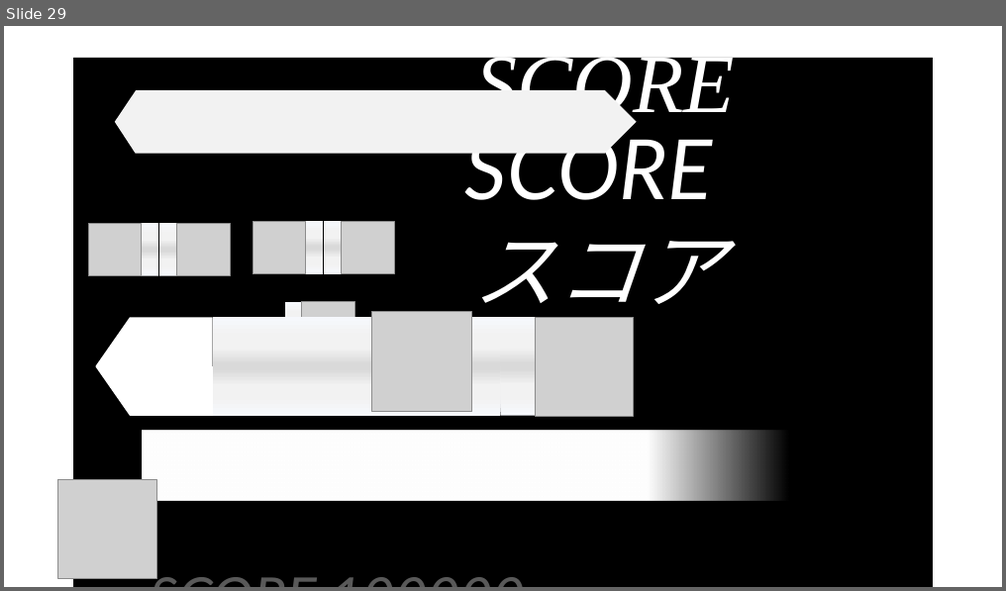
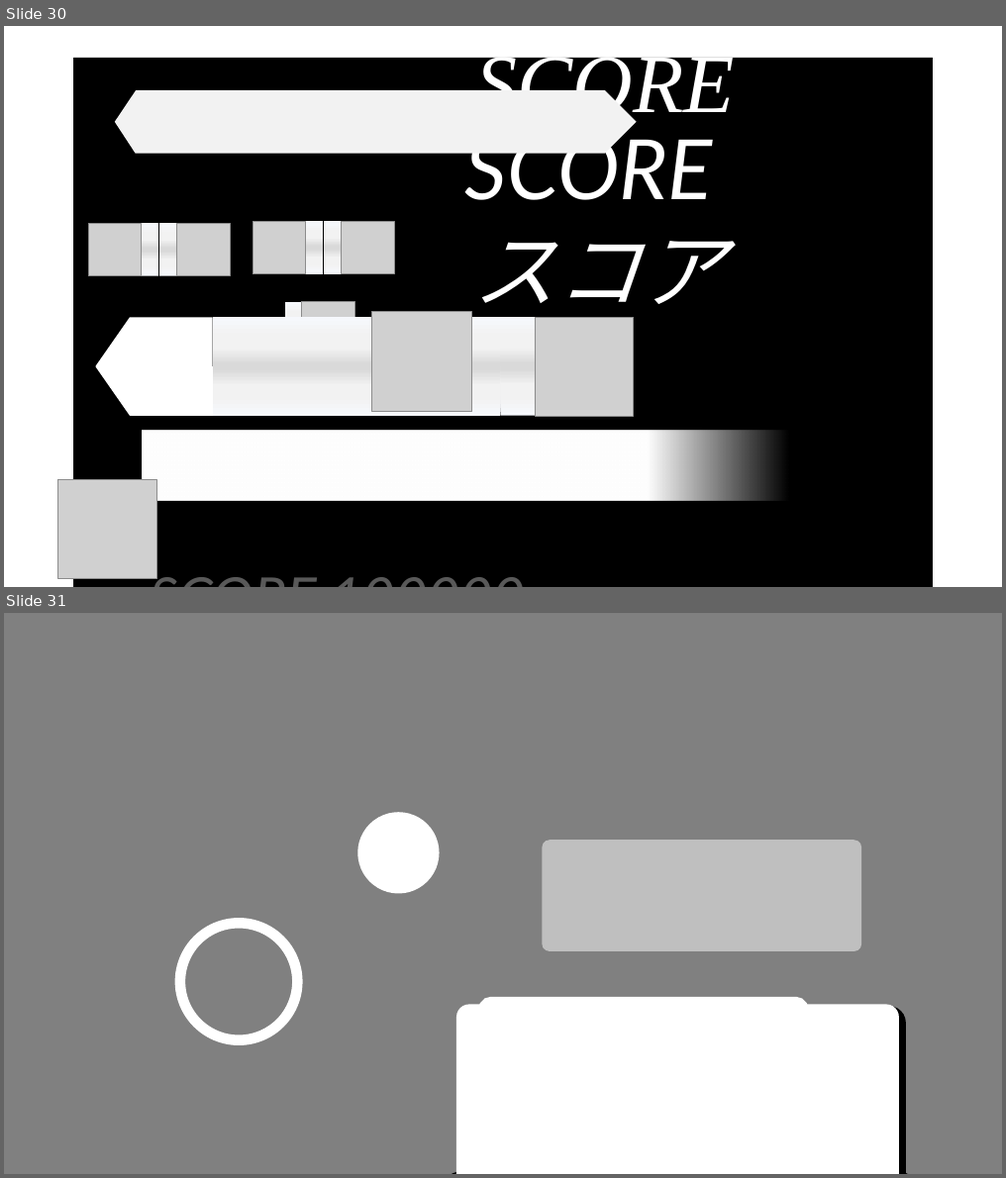
Before and after one commit to YuukiReiya/RhythmGame, a slide deck: resource.pptx. Shown one above the other, each under a label of ours: slide 29 before the commit, slides 30 and 31 after it. The pictures are 1006x591 and 1006x1178 pixels, drawn with LibreOffice and Linux fonts; fonts in the diff are those of the drawing; grey boxes stand for pictures. Boxes give left, top, right and bottom in pixels: in the first picture for what was removed or moved away, otherwise in the second. Text is boxed around its words. In the diff, an @@ line names an element or a change of style, - is before the commit and + after.

```diff
--- a/resource.pptx
+++ b/resource.pptx
@@ slide 31 added at bbox=[4, 613, 1002, 1174], background #808080 @@
@@ ellipse added at bbox=[358, 812, 440, 894], fill #FFFFFF @@
@@ rounded rectangle added at bbox=[543, 840, 862, 952], fill #BFBFBF @@
@@ ellipse added at bbox=[180, 923, 297, 1041], outline #FFFFFF 10 pt @@
@@ rounded rectangle added at bbox=[456, 1004, 899, 1174], fill #FFFFFF @@
@@ rounded rectangle added at bbox=[462, 1011, 902, 1174], outline #000000 8 pt @@
@@ rounded rectangle added at bbox=[484, 1002, 804, 1114], outline #FFFFFF 10 pt @@
@@ rounded rectangle added at bbox=[417, 1173, 943, 1174], outline #000000 8 pt @@
@@ what was slide 29 is now slide 30 @@
```
Also in this commit, not shown: 3 other slides added, 3 slides removed.
